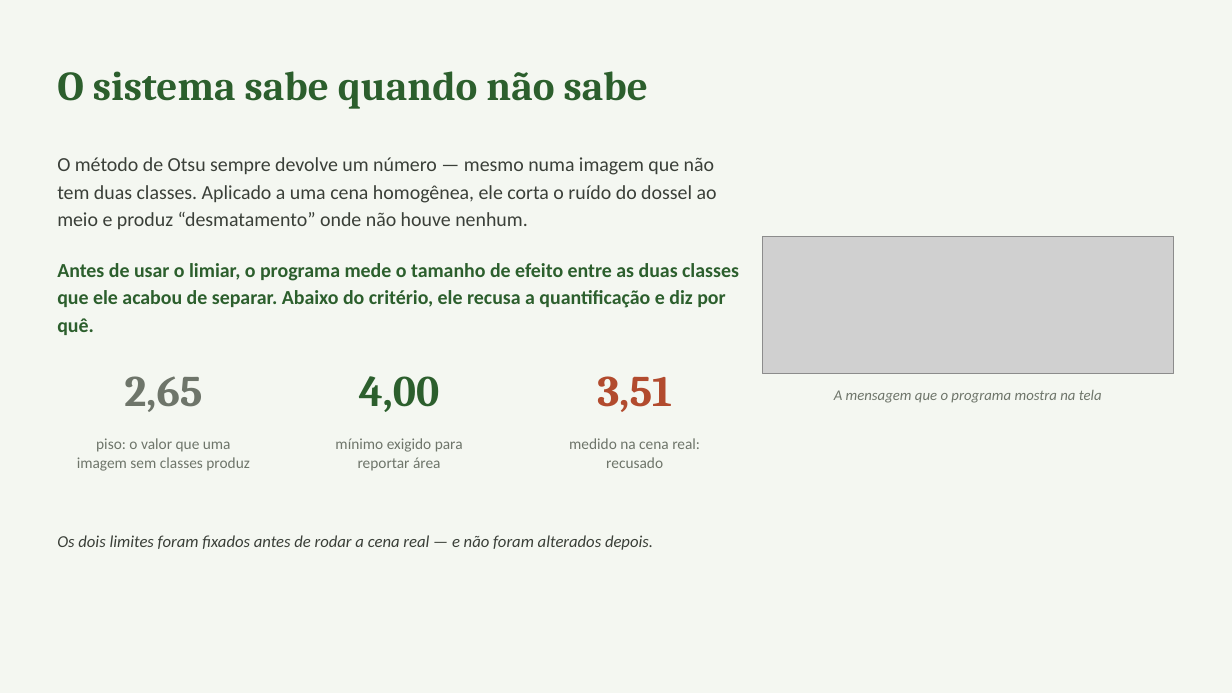
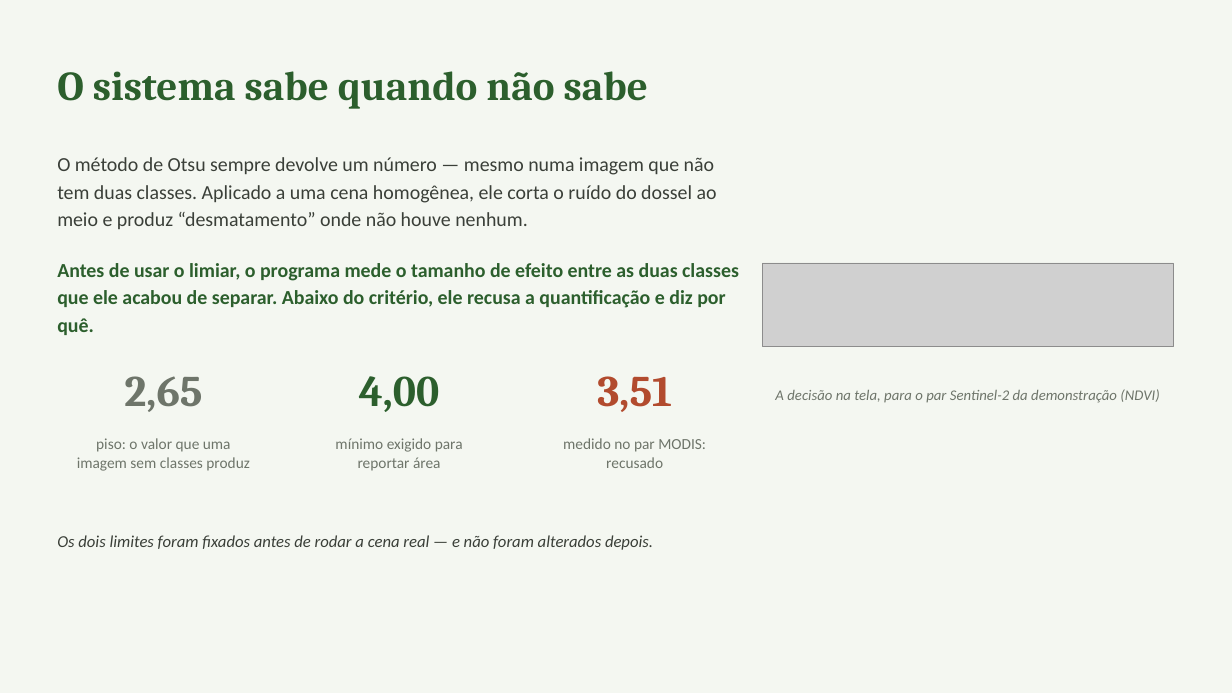
Before and after one commit to DevAndreMassarente/aps-desmatamento-satelite, a slide deck: slide 5 of entrega/apresentacao-defesa.pptx. Drawn at 1232x693 pixels with LibreOffice and Linux fonts; fonts in the diff are those of the drawing; grey boxes stand for pictures. Boxes give left, top, right and bottom in pixels: in the first picture for what was removed or moved away, otherwise in the second. Text is boxed around its words. In the diff, an @@ line names an element or a change of style, - is before the commit and + after.

```diff
--- a/entrega/apresentacao-defesa.pptx
+++ b/entrega/apresentacao-defesa.pptx
@@ picture: place and size @@
-picture at box(762, 236, 1174, 373)
+picture at box(762, 263, 1174, 348)
@@ text at box(775, 389, 1160, 403): text changed @@
-A mensagem que o programa mostra na tela
+A decisão na tela, para o par Sentinel-2 da demonstração (NDVI)
@@ text at box(563, 438, 706, 452): text changed @@
-medido na cena real:
+medido no par MODIS:
```
Also in this commit, not shown: 1 other slide changed, 12 other files.
